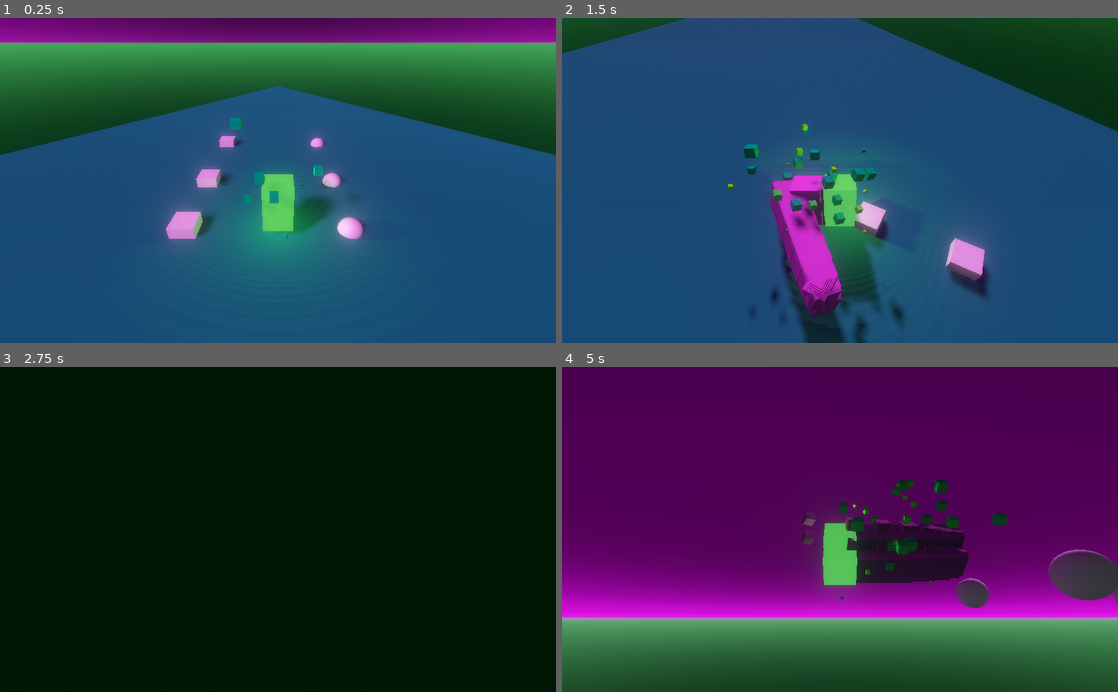
Above: before the commit, frames 1-4 (two rows, left to right).
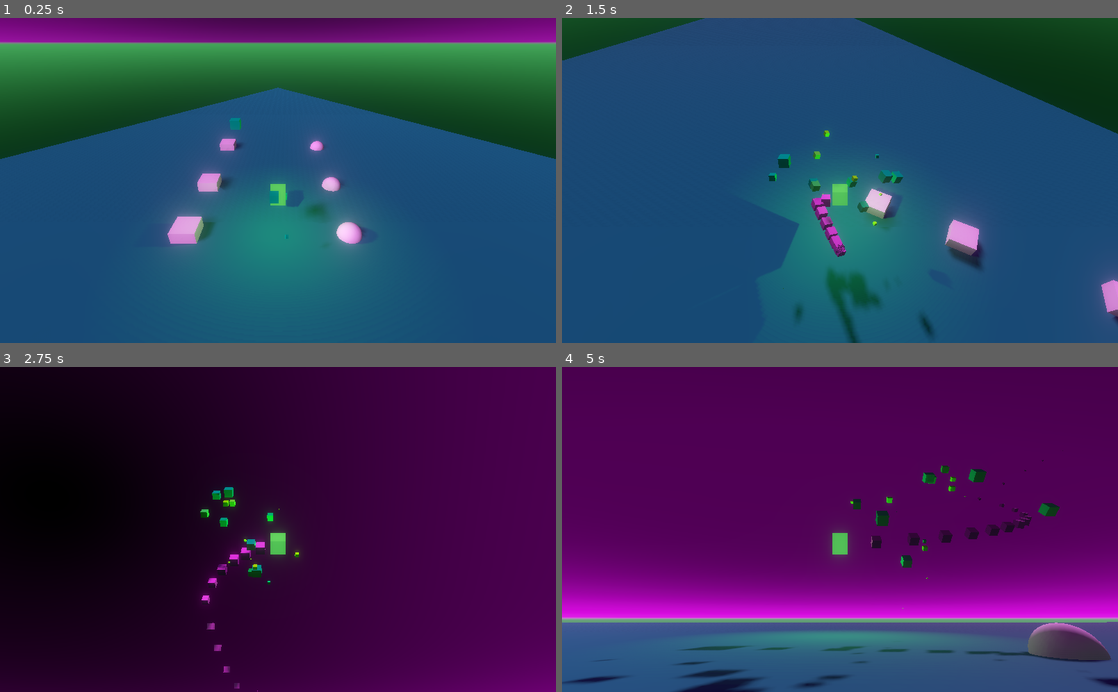
Above: after the commit, the same moments.

Repository: kirkja-leikjahonnunar/kor
Game: Godot game, scene res://Main/Main.tscn
Same seed, same stepped clock (60 frames per second), same inputs: the game is played once before the commit and once after it.
Inputs (mouse positions are in pixels of both pictures, inside the frame that each line leads up to):
- Up to frame 1 (0.25 s): no input
- Up to frame 2 (1.5 s): tap Enter at 0.5 s; move the mouse to (962, 164) at 0.52 s; hold D (move_right) 0.53-1.28 s; hold Space (break) 0.53-1.28 s; click (962, 164) at 0.67 s; move the mouse to (728, 196) at 1.27 s; hold E (move_down, bound only after the commit) from 1.28 s (still down); tap Space (break) at 1.35 s; click (728, 196) at 1.42 s
- Up to frame 3 (2.75 s): move the mouse to (333, 458) at 2.02 s; release E (move_down, bound only after the commit) at 2.03 s; hold D (move_right) from 2.03 s (still down); hold Space (break) from 2.03 s (still down); click (333, 458) at 2.17 s
- Up to frame 4 (5 s): move the mouse to (812, 594) at 2.77 s; release D (move_right) at 2.78 s; release Space (break) at 2.78 s; hold Q (move_up, bound only after the commit) 2.78-3.53 s; tap Space (break) at 2.85, 4.35 s; click (812, 594) at 2.92 s; move the mouse to (1006, 578) at 3.52 s; hold Space (break) 3.53-4.28 s; hold A (move_left) from 3.53 s (still down); click (1006, 578) at 3.67 s; move the mouse to (673, 480) at 4.27 s; click (673, 480) at 4.42 s

The runs differ from the first frame. In frame 1, 3.4% of the frame differs, in the area x 0-100%, y 20-70%; in frame 2, 13%; in frame 3, 74%, in the area x 0-100%, y 0-100%; in frame 4, 29%.

Commit message:
Soaring and air breaks.

Diff:
--- a/Code/KirkjaOnline/Actors/Voidling/Assets/Voidling.gd
+++ b/Code/KirkjaOnline/Actors/Voidling/Assets/Voidling.gd
@@ -1,4 +1,4 @@
-tool
+#tool
 extends Spatial
 class_name Voidling
 
@@ -15,7 +15,7 @@
 
 # Class member variables.
 var main: Node = null
-var pronouns: String = "all / any" # warning-ignore:shadowed_variable
+export var pronouns: String = "all / any" # warning-ignore:shadowed_variable
 var gravity_vector: Vector3 = Vector3.DOWN # warning-ignore:shadowed_variable
 
 
@@ -37,9 +37,10 @@
 # Godot Functions #
 ###################
 
-var velocity: Vector3 = Vector3.ZERO
-var thrust_power: float = 0.5 # m/s
-var break_power: float = 0.99
+export var velocity: Vector3 = Vector3.ZERO
+export var thrust_power: float = 0.5 # m/s
+export var max_speed: float = 100.0  # m/s
+export var break_power: float = 0.95
 
 #----------
 # Update().
@@ -49,17 +50,22 @@
 	# Make the voidling move.
 	var thrust_direction: Vector3 = Vector3.ZERO
 
+	# Planar movement.
 	if Input.is_action_pressed("move_forward"):
 		thrust_direction += Vector3.FORWARD
-
 	if Input.is_action_pressed("move_back"):
 		thrust_direction += Vector3.BACK
-
 	if Input.is_action_pressed("move_left"):
 		thrust_direction += Vector3.LEFT
-
 	if Input.is_action_pressed("move_right"):
 		thrust_direction += Vector3.RIGHT
+
+	# Vertical movement.
+	if Input.is_action_pressed("move_up"):
+		thrust_direction -= Vector3.UP
+	if Input.is_action_pressed("move_down"):
+		thrust_direction -= Vector3.DOWN
+
 
 	if Input.is_action_pressed("break"):
 		velocity *= break_power
@@ -67,7 +73,7 @@
 	# Update and use velocity.
 	velocity += thrust_direction * thrust_power * delta_time
 	translate(velocity)
-	print(velocity)
+	#print(velocity)
 
 
 # Input.
--- a/Code/KirkjaOnline/Actors/Voidling/Assets/column_pm.tres
+++ b/Code/KirkjaOnline/Actors/Voidling/Assets/column_pm.tres
@@ -8,5 +8,6 @@
 
 [resource]
 gravity = Vector3( 0, 6.6, 0 )
+scale = 0.32
 scale_curve = SubResource( 2 )
 color = Color( 0.792157, 0.0941176, 0.764706, 1 )
--- a/Code/KirkjaOnline/Actors/Voidling/Voidling.tscn
+++ b/Code/KirkjaOnline/Actors/Voidling/Voidling.tscn
@@ -6,6 +6,7 @@
 [ext_resource path="res://Actors/Voidling/Assets/voidling_material.tres" type="Material" id=4]
 
 [sub_resource type="CubeMesh" id=1]
+size = Vector3( 1, 1, 1 )
 
 [sub_resource type="SpatialMaterial" id=2]
 vertex_color_use_as_albedo = true
--- a/Code/KirkjaOnline/Main/Main.tscn
+++ b/Code/KirkjaOnline/Main/Main.tscn
@@ -72,7 +72,9 @@
 shadow_color = Color( 0.0156863, 0.0666667, 0.235294, 1 )
 
 [node name="Voidling" parent="Node3D/Void" instance=ExtResource( 3 )]
-transform = Transform( 1, 0, 0, 0, 1, 0, 0, 0, 1, 0, 3.3692, 0 )
+transform = Transform( 1, 0, 0, 0, 1, 0, 0, 0, 1, 0, 3.86699, 0 )
+PrimaryColor = Color( 0.631373, 0.129412, 0.941176, 1 )
+SecondaryColor = Color( 0.223529, 0.0313726, 0.0313726, 1 )
 
 [node name="Node2D" type="Node2D" parent="."]
 
@@ -82,5 +84,3 @@
 __meta__ = {
 "_edit_use_anchors_": false
 }
-
-[editable path="Node3D/Void/Voidling"]
--- a/Code/KirkjaOnline/Main/assets/main.gd
+++ b/Code/KirkjaOnline/Main/assets/main.gd
@@ -29,10 +29,11 @@
 
 # One shot after our node is instanced.
 func _ready() -> void:
-	var voidling: Voidling = voidling_ps.instance()
-	voidling.Initialize(self, "Harvy / Nuts")
-	voidling.translation = Vector3(0, 2, 0)
-	VOID.add_child(voidling)
+	Input.set_mouse_mode(Input.MOUSE_MODE_CAPTURED)
+#	var voidling: Voidling = voidling_ps.instance()
+#	voidling.Initialize(self, "Harvy / Nuts")
+#	voidling.translation = Vector3(0, 2, 0)
+#	VOID.add_child(voidling)
 
 
 # [ Escape ] key.
--- a/Code/KirkjaOnline/project.godot
+++ b/Code/KirkjaOnline/project.godot
@@ -67,6 +67,16 @@
 "events": [ Object(InputEventKey,"resource_local_to_scene":false,"resource_name":"","device":0,"alt":false,"shift":false,"control":false,"meta":false,"command":false,"pressed":false,"scancode":32,"unicode":0,"echo":false,"script":null)
  ]
 }
+move_up={
+"deadzone": 0.5,
+"events": [ Object(InputEventKey,"resource_local_to_scene":false,"resource_name":"","device":0,"alt":false,"shift":false,"control":false,"meta":false,"command":false,"pressed":false,"scancode":81,"unicode":0,"echo":false,"script":null)
+ ]
+}
+move_down={
+"deadzone": 0.5,
+"events": [ Object(InputEventKey,"resource_local_to_scene":false,"resource_name":"","device":0,"alt":false,"shift":false,"control":false,"meta":false,"command":false,"pressed":false,"scancode":69,"unicode":0,"echo":false,"script":null)
+ ]
+}
 
 [physics]
 
